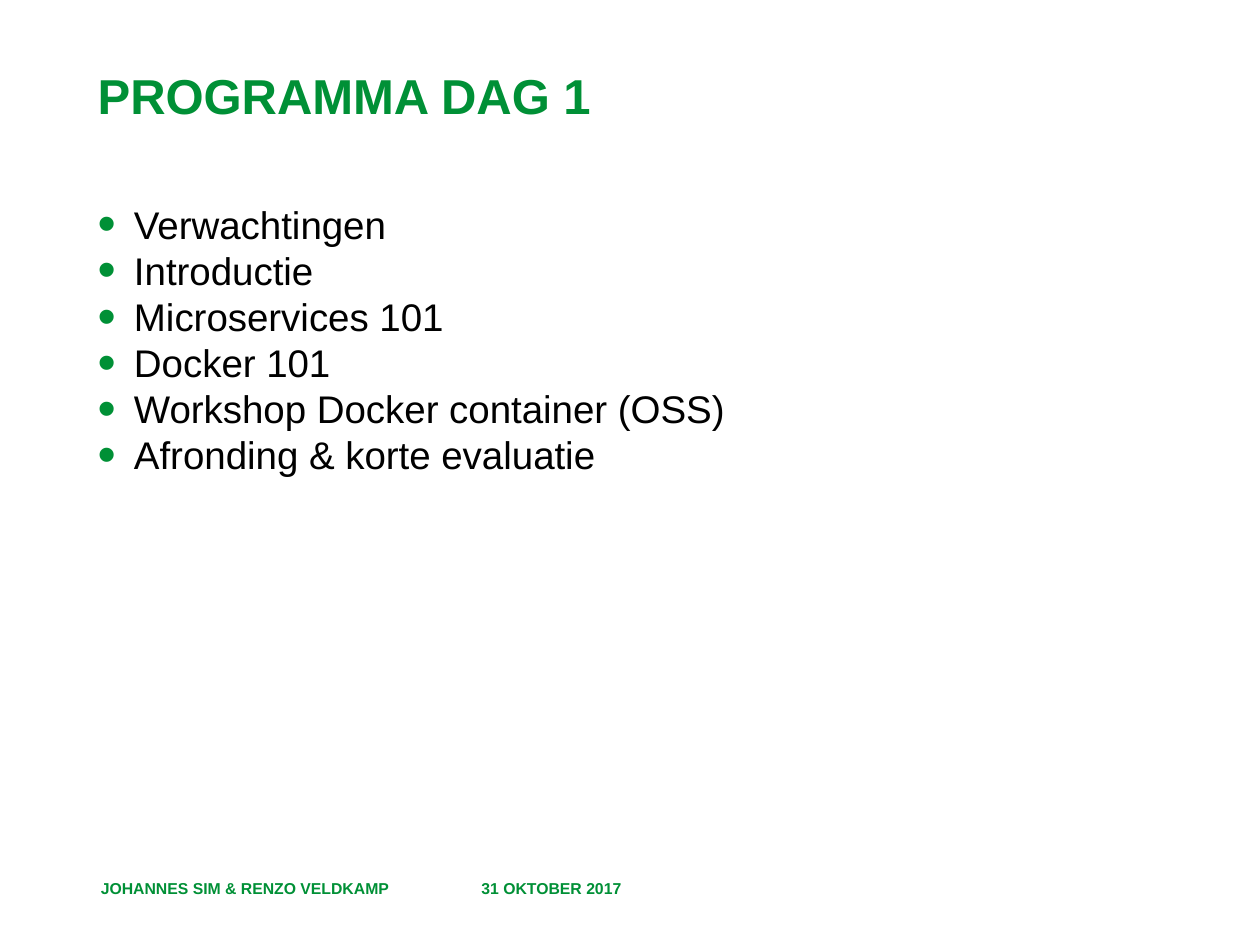
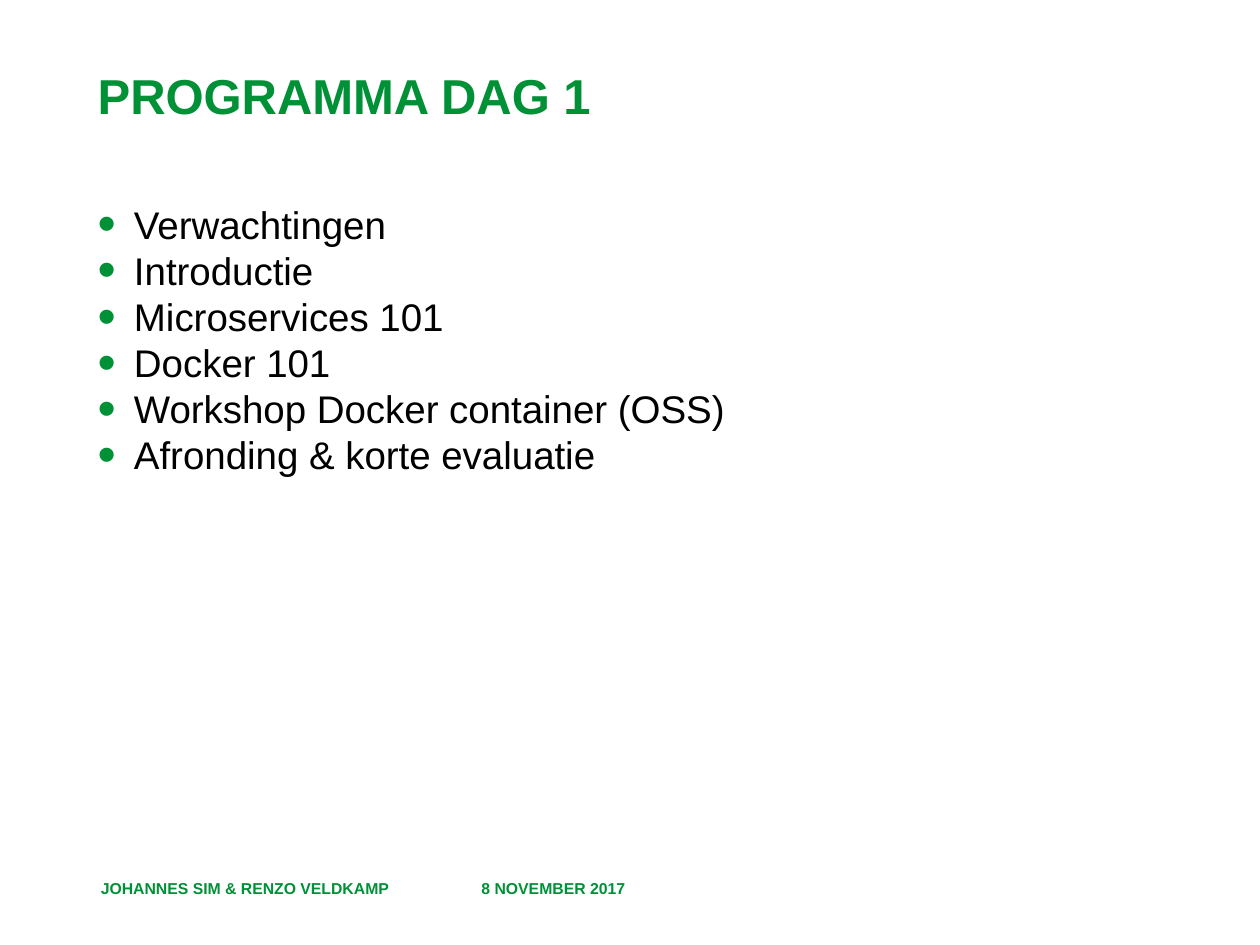
Before and after one commit to RenzoVeldkamp/MicroContainer, a slide deck: slide 4 of Presentatie/Programma en Leerdoelen.pptx. Drawn at 1260x945 pixels with LibreOffice and Linux fonts; fonts in the diff are those of the drawing; background and template pictures are left out. Boxes give left, top, right and bottom in pixels: in the first picture for what was removed or moved away, otherwise in the second. Text is boxed around its words. In the diff, an @@ line names an element or a change of style, - is before the commit and + after.

```diff
--- a/Presentatie/Programma en Leerdoelen.pptx
+++ b/Presentatie/Programma en Leerdoelen.pptx
@@ text at box(481, 883, 625, 894): text changed @@
-31 OKTOBER 2017
+8 NOVEMBER 2017
```
Also in this commit, not shown: 4 other slides changed, 2 other files.
